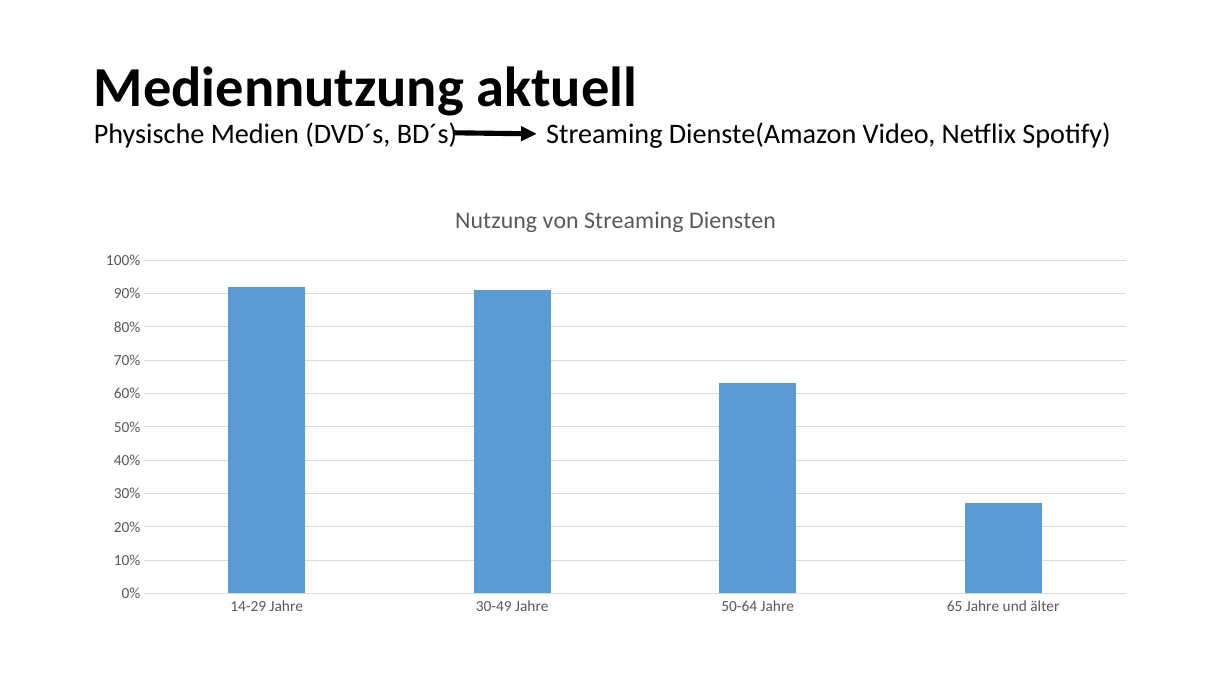
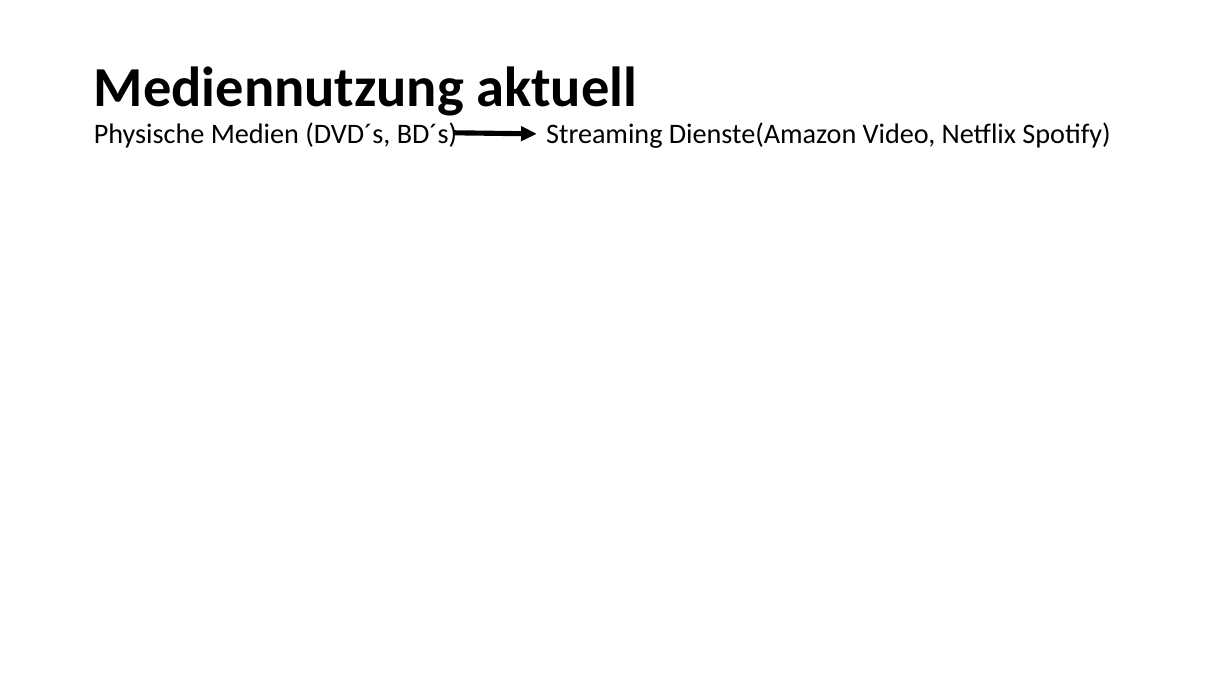
Before and after one commit to Seany1992/MuW, a slide deck: slide 9 of Medienwandel im 21.pptx. Drawn at 1232x693 pixels with LibreOffice and Linux fonts; fonts in the diff are those of the drawing. Boxes give left, top, right and bottom in pixels: in the first picture for what was removed or moved away, otherwise in the second. Text is boxed around its words. In the diff, an @@ line names an element or a change of style, - is before the commit and + after.

```diff
--- a/Medienwandel im 21.pptx
+++ b/Medienwandel im 21.pptx
@@ column chart removed at bbox=[85, 185, 1148, 625] @@
-title "Nutzung von Streaming Diensten "
-categories: 14-29 Jahre, 30-49 Jahre, 50-64 Jahre, 65 Jahre und älter
-Series 1: 0.92, 0.91, 0.63, 0.27
```
Also in this commit, not shown: 3 other slides changed, 1 slide added, 1 slide removed, 2 other files.
